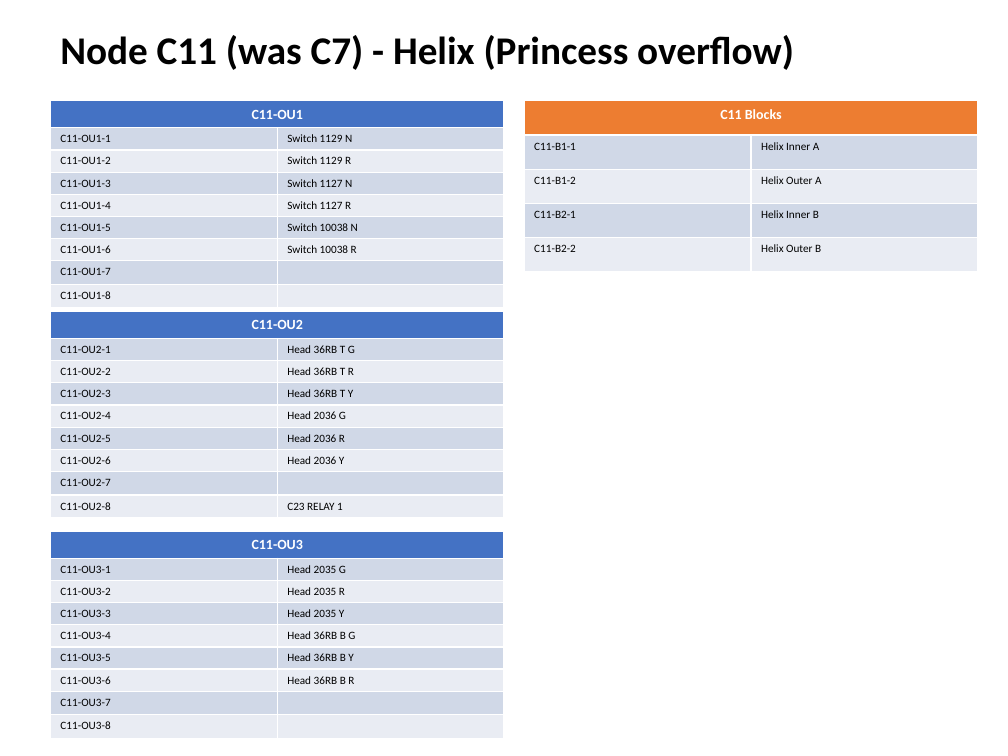
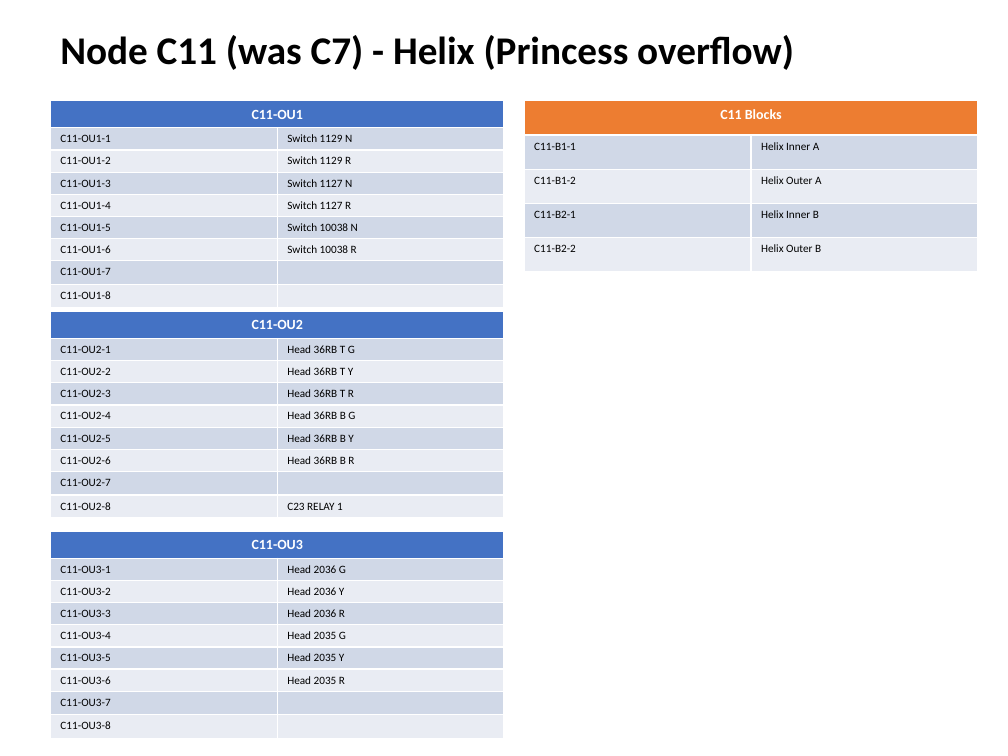
Before and after one commit to lnevo/hart, a slide deck: slide 7 of docs/wiring/Wiring_Schematic.pptx. Drawn at 1008x756 pixels with LibreOffice and Linux fonts; fonts in the diff are those of the drawing. Boxes give left, top, right and bottom in pixels: in the first picture for what was removed or moved away, otherwise in the second. Text is boxed around its words. In the diff, an @@ line names an element or a change of style, - is before the commit and + after.

```diff
--- a/docs/wiring/Wiring_Schematic.pptx
+++ b/docs/wiring/Wiring_Schematic.pptx
@@ table at <box>50,311,504,514</box> @@
-row 3, column 2: Head 36RB T R
+row 3, column 2: Head 36RB T Y
-row 4, column 2: Head 36RB T Y
+row 4, column 2: Head 36RB T R
-row 5, column 2: Head 2036 G
+row 5, column 2: Head 36RB B G
-row 6, column 2: Head 2036 R
+row 6, column 2: Head 36RB B Y
-row 7, column 2: Head 2036 Y
+row 7, column 2: Head 36RB B R
@@ table at <box>50,531,504,733</box> @@
-row 2, column 2: Head 2035 G
+row 2, column 2: Head 2036 G
-row 3, column 2: Head 2035 R
+row 3, column 2: Head 2036 Y
-row 4, column 2: Head 2035 Y
+row 4, column 2: Head 2036 R
-row 5, column 2: Head 36RB B G
+row 5, column 2: Head 2035 G
-row 6, column 2: Head 36RB B Y
+row 6, column 2: Head 2035 Y
-row 7, column 2: Head 36RB B R
+row 7, column 2: Head 2035 R
```
Also in this commit, not shown: 4 other slides changed, 13 other files.
